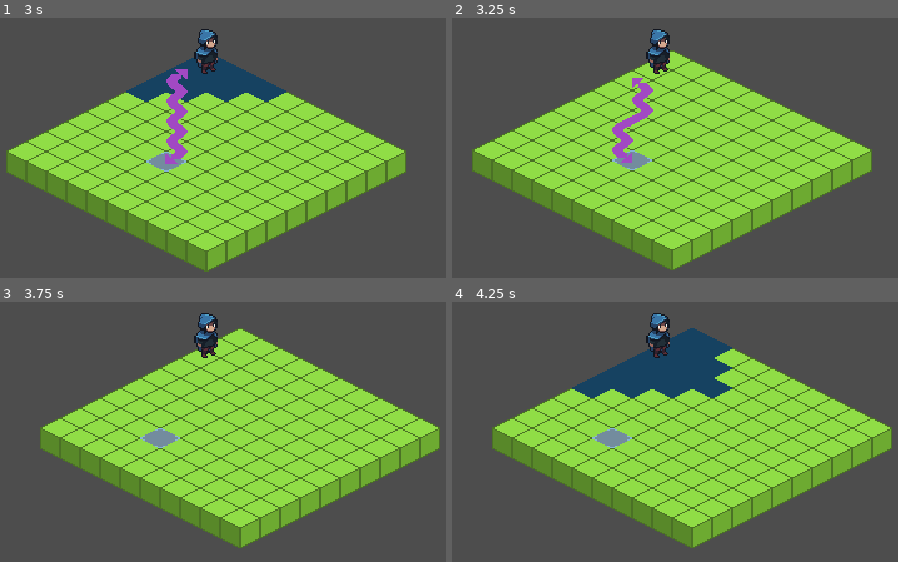
Above: before the commit, frames 1-4 (two rows, left to right).
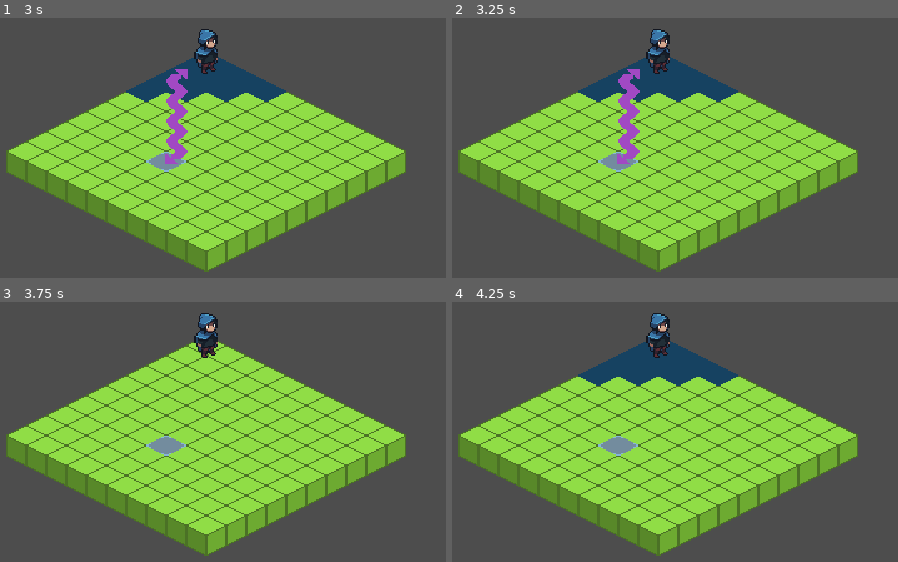
Above: after the commit, the same moments.

Repository: mprads/Tactics
Game: Godot game, scene res://scenes/main.tscn
The game is run twice, just before and just after one commit, with the same random seed, the same clock (stepped at 60 frames per second) and the same inputs.
Inputs (mouse positions are in pixels of both pictures, inside the frame that each line leads up to):
- Up to frame 1 (3 s): tap Enter at 0.5, 2 s; move the mouse to (383, 46) at 0.52 s; press the mouse at (383, 46) at 0.53 s; right-click (383, 46) at 0.8 s; tap Space at 1.25, 2.75 s; move the mouse to (44, 93) at 1.27 s; release the mouse at (44, 93) at 1.28 s; right-click (44, 93) at 1.35 s; click (44, 93) at 1.55 s; move the mouse to (outside the picture) at 2.02 s; press the mouse at (outside the picture) at 2.03 s; right-click (outside the picture) at 2.3 s; move the mouse to (165, 161) at 2.77 s; release the mouse at (165, 161) at 2.78 s; right-click (165, 161) at 2.85 s
- Up to frame 2 (3.25 s): click (617, 161) at 3.05 s
- Up to frame 3 (3.75 s): move the mouse to (445, 421) at 3.52 s; press the mouse at (445, 421) at 3.53 s
- Up to frame 4 (4.25 s): right-click (897, 421) at 3.8 s

Frame 1 is identical in both runs. In frame 2, 19% of the frame differs, in the area x 1-95%, y 12-98%; in frame 3, 25%; in frame 4, 25%, in the area x 1-99%, y 10-98%.
Error before the commit: Invalid access of index '-1' on a base object of type: 'Array[Vector2i]'. (res://scenes/controllers/event_controller.gd:40)
Error after the commit: Invalid access of index '-1' on a base object of type: 'Array[Vector2i]'. (res://scenes/controllers/event_controller.gd:49)

Commit message:
Fixed issue with being able to move while moving and moving outside max unit range

Diff:
--- a/scenes/controllers/event_controller.gd
+++ b/scenes/controllers/event_controller.gd
@@ -28,10 +28,19 @@
 
 	if event.is_action_pressed("move") && unit_action_controller.get_selected_unit() != null:
 		var player = unit_action_controller.get_selected_unit()
+		if player.get_is_moving():
+			return
+
 		# base node changed from node to node2d in order to use global mouse position.
 		# there should be a way to get the global position from the viewport without chanign to node2d
 		var mouse_position = get_global_mouse_position()
+		var selected_tile = navigation_controller.convert_world_position_to_id(mouse_position)
+		var player_tile = navigation_controller.convert_world_position_to_id(mouse_position)
 		var id_path = navigation_controller.create_id_path(mouse_position, player.global_position)
+
+		if id_path.size() > player.get_move_distance():
+			return
+
 		var world_path = navigation_controller.convert_id_path_to_world_positions(id_path)
 		player.set_path(world_path)
 		tile_controller.clear_layer("hover_layer")
--- a/scenes/controllers/tile_controller.gd
+++ b/scenes/controllers/tile_controller.gd
@@ -59,8 +59,7 @@
 		elif exclude_occupided && grid[str(current_tile)]["occupied"] && current_tile != starting_pos:
 			continue
 
-		var difference: Vector2i = (current_tile - starting_pos).abs()
-		var distance: int = int(difference.x + difference.y)
+		var distance: int = get_difference_between_tiles(starting_pos, current_tile)
 		if distance > max_distance:
 			continue
 
@@ -93,6 +92,7 @@
 		tile_map.clear_layer(mouse_layer)
 		tile_map.set_cell(mouse_layer, new_pos, hover_source, mouse_atlas)
 
+
 func draw_arrow_along_path(id_path: Array[Vector2i]) -> void:
 	tile_map.clear_layer(arrow_layer)
 	tile_map.set_cells_terrain_connect(arrow_layer, id_path, arrow_terrain_set, arrow_terrain)
@@ -100,3 +100,8 @@
 
 func update_tile_data(id: Vector2i, key) -> void:
 	grid[str(id)][key] = !grid[str(id)][key]
+
+
+func get_difference_between_tiles(starting: Vector2i, end: Vector2i) -> int:
+	var difference: Vector2i = (end - starting).abs()
+	return int(difference.x + difference.y)
--- a/scenes/game_objects/player_unit/player_unit.gd
+++ b/scenes/game_objects/player_unit/player_unit.gd
@@ -3,12 +3,15 @@
 @export var stats: Resource
 
 var current_path: Array[Vector2]
+var is_moving: bool = false
 
 
 func _process(delta: float) -> void:
 	if current_path.is_empty():
+		is_moving = false
 		return
 
+	is_moving = true
 	var target_position = current_path.front()
 	global_position = global_position.move_toward(target_position, 1)
 
@@ -23,3 +26,7 @@
 
 func get_move_distance() -> int:
 	return stats.movement
+
+
+func get_is_moving() -> bool:
+	return is_moving
